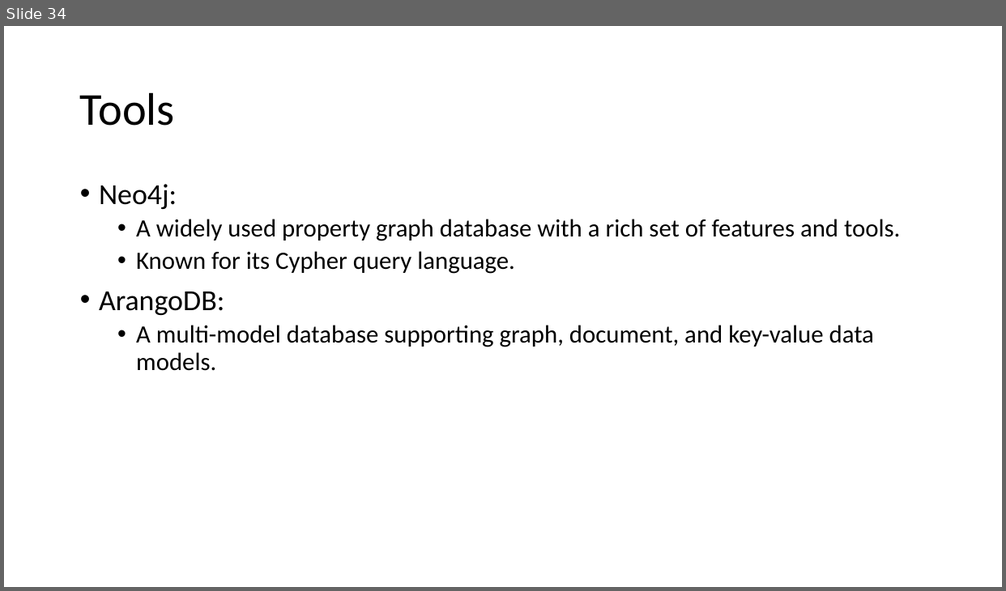
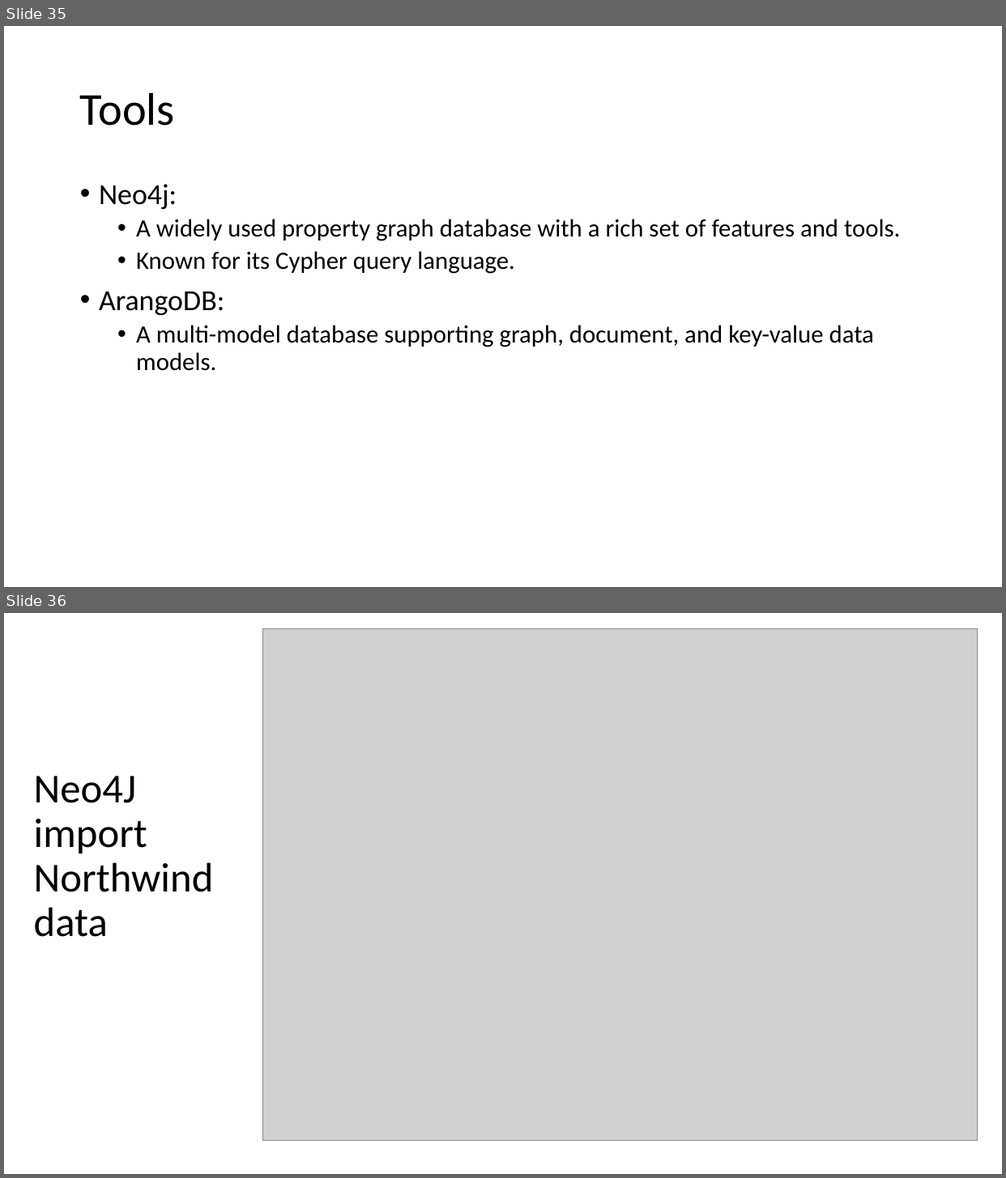
Before and after one commit to motazsaad/Exploratory-Analysis-of-Big-Data, a slide deck: PPT slides/02 EDABDC - Data Models - part 2.pptx. Shown one above the other, each under a label of ours: slide 34 before the commit, slides 35 and 36 after it. The pictures are 1006x591 and 1006x1178 pixels, drawn with LibreOffice and Linux fonts; fonts in the diff are those of the drawing; grey boxes stand for pictures. Boxes give left, top, right and bottom in pixels: in the first picture for what was removed or moved away, otherwise in the second. Text is boxed around its words. In the diff, an @@ line names an element or a change of style, - is before the commit and + after.

```diff
--- a/PPT slides/02 EDABDC - Data Models - part 2.pptx
+++ b/PPT slides/02 EDABDC - Data Models - part 2.pptx
@@ slide 36 added at <box>4,613,1002,1174</box>, background #FFFFFF @@
@@ picture added at <box>263,628,978,1140</box> @@
@@ title added at <box>34,776,214,937</box>, 39.6 pt, text #000000 @@
+Neo4J import Northwind data
@@ what was slide 34 is now slide 35 @@
```
Also in this commit, not shown: 1 slide changed, 2 other slides added, 2 other files.
